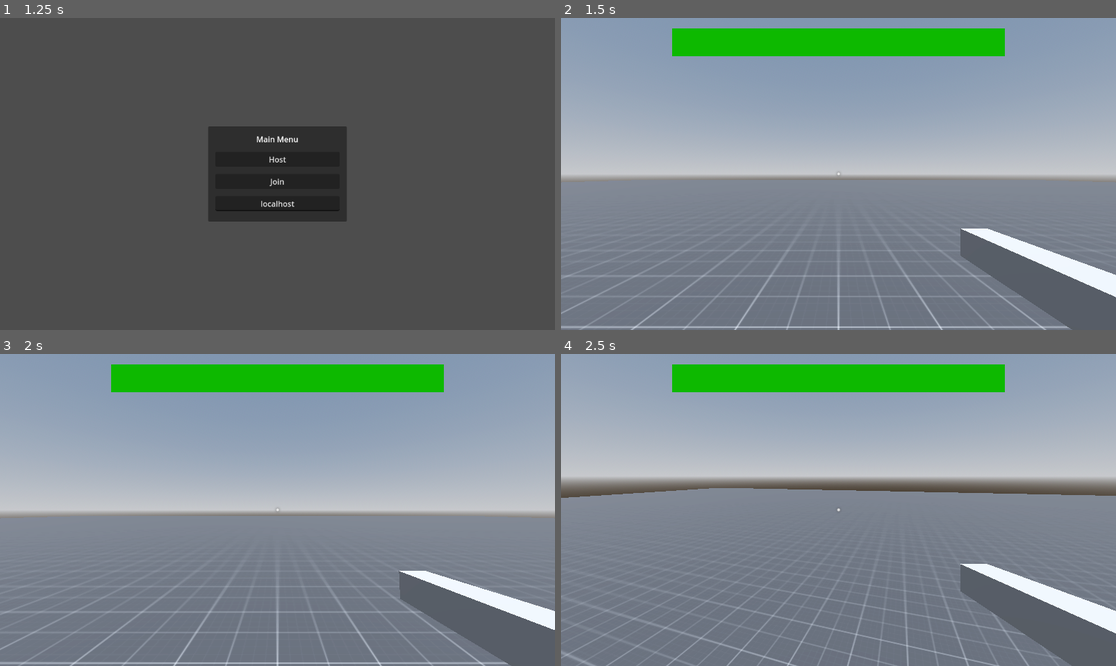
Above: before the commit, frames 1-4 (two rows, left to right).
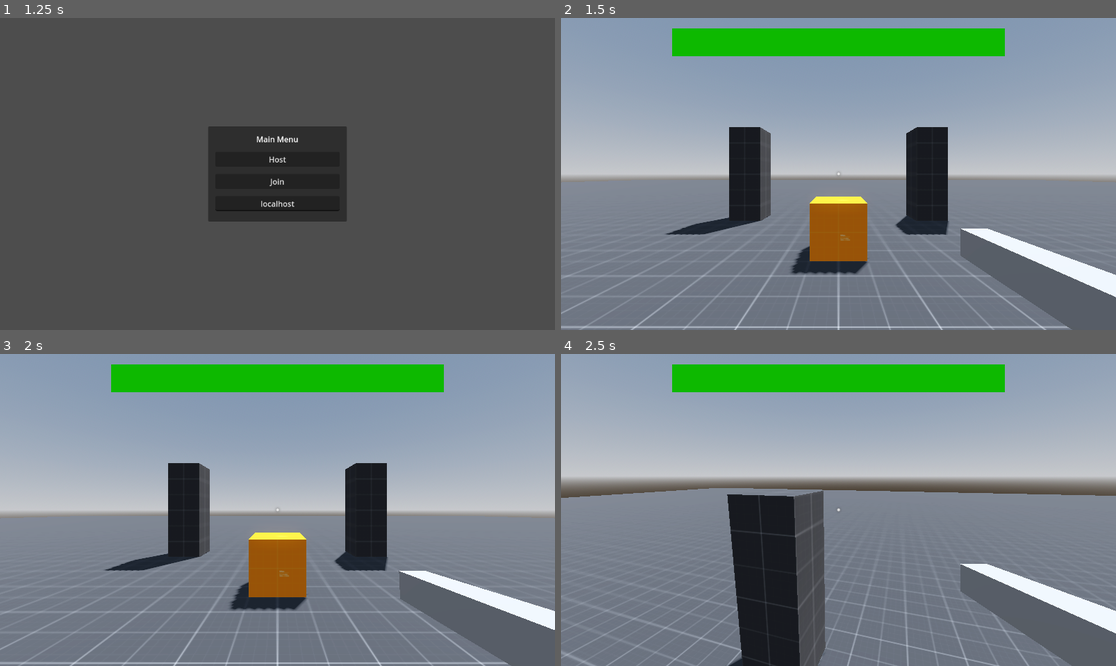
Above: after the commit, the same moments.

Repository: Lightnet/godot4multiplayersimplefps
Game: Godot game, scene res://maps/world.tscn
Same seed, same stepped clock (60 frames per second), same inputs: the game is played once before the commit and once after it.
Inputs (mouse positions are in pixels of both pictures, inside the frame that each line leads up to):
- Up to frame 1 (1.25 s): tap Enter (ui_accept) at 0.5, 0.77 s; move the mouse to (399, 158) at 0.52 s; hold D (right) from 0.53 s (still down); click (399, 158) at 0.6 s
- Up to frame 2 (1.5 s): release D (right) at 1.25 s; click "Host" at 1.25 s
- Up to frame 3 (2 s): no input
- Up to frame 4 (2.5 s): move the mouse to (810, 510) at 2.02 s; hold W (up) from 2.03 s (still down); click (810, 510) at 2.1 s; tap Enter (ui_accept) at 2.27 s

Frame 1 is identical in both runs. In frame 2, 8.0% of the frame differs, in the area x 18-70%, y 34-83%; in frame 3, 8.0%; in frame 4, 8.9%, in the area x 29-48%, y 43-100%.

Commit message:
rework prefab
rework the map scene.

Diff:
--- a/maps/scene01.tscn
+++ b/maps/scene01.tscn
@@ -1,8 +1,8 @@
-[gd_scene load_steps=10 format=3 uid="uid://b4togpb7eoin8"]
+[gd_scene load_steps=7 format=3 uid="uid://bssuf4apux4hp"]
 
 [ext_resource type="Texture2D" uid="uid://cneuuahph6r34" path="res://addons/kenney_prototype_textures/dark/texture_03.png" id="1_5cffc"]
-[ext_resource type="Texture2D" uid="uid://dupj2je5pvu24" path="res://addons/kenney_prototype_textures/orange/texture_01.png" id="2_xpj0k"]
-[ext_resource type="PackedScene" uid="uid://kb0cish0x40q" path="res://prefabs/gray_grid_cube.tscn" id="3_vao7h"]
+[ext_resource type="PackedScene" uid="uid://ckvysroefrhwm" path="res://prefabs/orange_grid_cube.tscn" id="2_4hnh8"]
+[ext_resource type="PackedScene" uid="uid://00mbiccm7nu6" path="res://prefabs/gray_grid_cube.tscn" id="3_0lurs"]
 
 [sub_resource type="BoxShape3D" id="BoxShape3D_0swlo"]
 size = Vector3(100, 1, 100)
@@ -14,18 +14,10 @@
 [sub_resource type="BoxMesh" id="BoxMesh_tiugy"]
 size = Vector3(100, 1, 100)
 
-[sub_resource type="BoxShape3D" id="BoxShape3D_v2kdo"]
-
-[sub_resource type="StandardMaterial3D" id="StandardMaterial3D_ujyfd"]
-albedo_texture = ExtResource("2_xpj0k")
-uv1_triplanar = true
-
-[sub_resource type="BoxMesh" id="BoxMesh_sn8nv"]
-
 [node name="Scene01" type="Node3D"]
 
 [node name="StaticBody3D" type="StaticBody3D" parent="."]
-transform = Transform3D(1, 0, 0, 0, 1, 0, 0, 0, 1, 0, -0.515528, 0)
+transform = Transform3D(1, 0, 0, 0, 1, 0, 0, 0, 1, 0, -0.5, 0)
 
 [node name="CollisionShape3D" type="CollisionShape3D" parent="StaticBody3D"]
 shape = SubResource("BoxShape3D_0swlo")
@@ -34,17 +26,26 @@
 material_overlay = SubResource("StandardMaterial3D_4xtr8")
 mesh = SubResource("BoxMesh_tiugy")
 
-[node name="StaticBody3D2" type="StaticBody3D" parent="."]
-transform = Transform3D(1, 0, 0, 0, 1, 0, 0, 0, 1, 0, 0.533496, 2.50076)
+[node name="OrangeCubeStaticBody3D" parent="." instance=ExtResource("2_4hnh8")]
+transform = Transform3D(1, 0, 0, 0, 1, 0, 0, 0, 1, 0, 0.5, -4)
 
-[node name="CollisionShape3D" type="CollisionShape3D" parent="StaticBody3D2"]
-shape = SubResource("BoxShape3D_v2kdo")
+[node name="OrangeCubeStaticBody3D2" parent="." instance=ExtResource("2_4hnh8")]
+transform = Transform3D(1, 0, 0, 0, 1, 0, 0, 0, 1, 0, 0.5, 8)
 
-[node name="MeshInstance3D" type="MeshInstance3D" parent="StaticBody3D2"]
-material_override = SubResource("StandardMaterial3D_ujyfd")
-material_overlay = SubResource("StandardMaterial3D_4xtr8")
-mesh = SubResource("BoxMesh_sn8nv")
-skeleton = NodePath("../../StaticBody3D/MeshInstance3D")
+[node name="GrayCubeStaticBody3D" parent="." instance=ExtResource("3_0lurs")]
+transform = Transform3D(1, 0, 0, 0, 1, 0, 0, 0, 1, 3, 0.5, -7)
 
-[node name="GrayGridCube" parent="." instance=ExtResource("3_vao7h")]
-transform = Transform3D(1, 0, 0, 0, 1, 0, 0, 0, 1, -2.02389, 0.50765, 2.91797)
+[node name="GrayCubeStaticBody3D4" parent="." instance=ExtResource("3_0lurs")]
+transform = Transform3D(1, 0, 0, 0, 1, 0, 0, 0, 1, -3, 0.5, -7)
+
+[node name="GrayCubeStaticBody3D5" parent="." instance=ExtResource("3_0lurs")]
+transform = Transform3D(1, 0, 0, 0, 1, 0, 0, 0, 1, -3, 1.5, -7)
+
+[node name="GrayCubeStaticBody3D6" parent="." instance=ExtResource("3_0lurs")]
+transform = Transform3D(1, 0, 0, 0, 1, 0, 0, 0, 1, -3, 2.5, -7)
+
+[node name="GrayCubeStaticBody3D2" parent="." instance=ExtResource("3_0lurs")]
+transform = Transform3D(1, 0, 0, 0, 1, 0, 0, 0, 1, 3, 1.5, -7)
+
+[node name="GrayCubeStaticBody3D3" parent="." instance=ExtResource("3_0lurs")]
+transform = Transform3D(1, 0, 0, 0, 1, 0, 0, 0, 1, 3, 2.5, -7)
--- a/prefabs/gray_grid_cube.tscn
+++ b/prefabs/gray_grid_cube.tscn
@@ -1,29 +1,21 @@
-[gd_scene load_steps=7 format=3 uid="uid://kb0cish0x40q"]
+[gd_scene load_steps=5 format=3 uid="uid://00mbiccm7nu6"]
 
-[ext_resource type="Texture2D" uid="uid://dupj2je5pvu24" path="res://addons/kenney_prototype_textures/orange/texture_01.png" id="1_cl7ev"]
-[ext_resource type="Texture2D" uid="uid://cneuuahph6r34" path="res://addons/kenney_prototype_textures/dark/texture_03.png" id="2_yoeqh"]
+[ext_resource type="Texture2D" uid="uid://cneuuahph6r34" path="res://addons/kenney_prototype_textures/dark/texture_03.png" id="1_mu3l3"]
 
 [sub_resource type="BoxShape3D" id="BoxShape3D_dc26v"]
 
-[sub_resource type="StandardMaterial3D" id="StandardMaterial3D_vne35"]
-albedo_texture = ExtResource("1_cl7ev")
-uv1_triplanar = true
-
-[sub_resource type="StandardMaterial3D" id="StandardMaterial3D_hhf38"]
-albedo_texture = ExtResource("2_yoeqh")
+[sub_resource type="StandardMaterial3D" id="StandardMaterial3D_51vm6"]
+albedo_texture = ExtResource("1_mu3l3")
 uv1_triplanar = true
 
 [sub_resource type="BoxMesh" id="BoxMesh_1vh8y"]
 
-[node name="GrayGridCube" type="Node3D"]
+[node name="GrayCubeStaticBody3D" type="StaticBody3D"]
 
-[node name="StaticBody3D2" type="StaticBody3D" parent="."]
-
-[node name="CollisionShape3D" type="CollisionShape3D" parent="StaticBody3D2"]
+[node name="CollisionShape3D" type="CollisionShape3D" parent="."]
 shape = SubResource("BoxShape3D_dc26v")
 
-[node name="MeshInstance3D" type="MeshInstance3D" parent="StaticBody3D2"]
-material_override = SubResource("StandardMaterial3D_vne35")
-material_overlay = SubResource("StandardMaterial3D_hhf38")
+[node name="MeshInstance3D" type="MeshInstance3D" parent="."]
+material_override = SubResource("StandardMaterial3D_51vm6")
 mesh = SubResource("BoxMesh_1vh8y")
 skeleton = NodePath("../../StaticBody3D/MeshInstance3D")
--- /dev/null
+++ b/prefabs/orange_grid_cube.tscn
@@ -0,0 +1,28 @@
+[gd_scene load_steps=7 format=3 uid="uid://ckvysroefrhwm"]
+
+[ext_resource type="Texture2D" uid="uid://dupj2je5pvu24" path="res://addons/kenney_prototype_textures/orange/texture_01.png" id="1_734pm"]
+[ext_resource type="Texture2D" uid="uid://cneuuahph6r34" path="res://addons/kenney_prototype_textures/dark/texture_03.png" id="2_rlc1m"]
+
+[sub_resource type="BoxShape3D" id="BoxShape3D_v2kdo"]
+
+[sub_resource type="StandardMaterial3D" id="StandardMaterial3D_ujyfd"]
+render_priority = 1
+albedo_texture = ExtResource("1_734pm")
+uv1_triplanar = true
+
+[sub_resource type="StandardMaterial3D" id="StandardMaterial3D_4xtr8"]
+albedo_texture = ExtResource("2_rlc1m")
+uv1_triplanar = true
+
+[sub_resource type="BoxMesh" id="BoxMesh_sn8nv"]
+
+[node name="OrangeCubeStaticBody3D" type="StaticBody3D"]
+
+[node name="CollisionShape3D" type="CollisionShape3D" parent="."]
+shape = SubResource("BoxShape3D_v2kdo")
+
+[node name="MeshInstance3D" type="MeshInstance3D" parent="."]
+material_override = SubResource("StandardMaterial3D_ujyfd")
+material_overlay = SubResource("StandardMaterial3D_4xtr8")
+mesh = SubResource("BoxMesh_sn8nv")
+skeleton = NodePath("../../StaticBody3D/MeshInstance3D")
Not shown: 1 places in maps/world.tscn that only renumber resources
